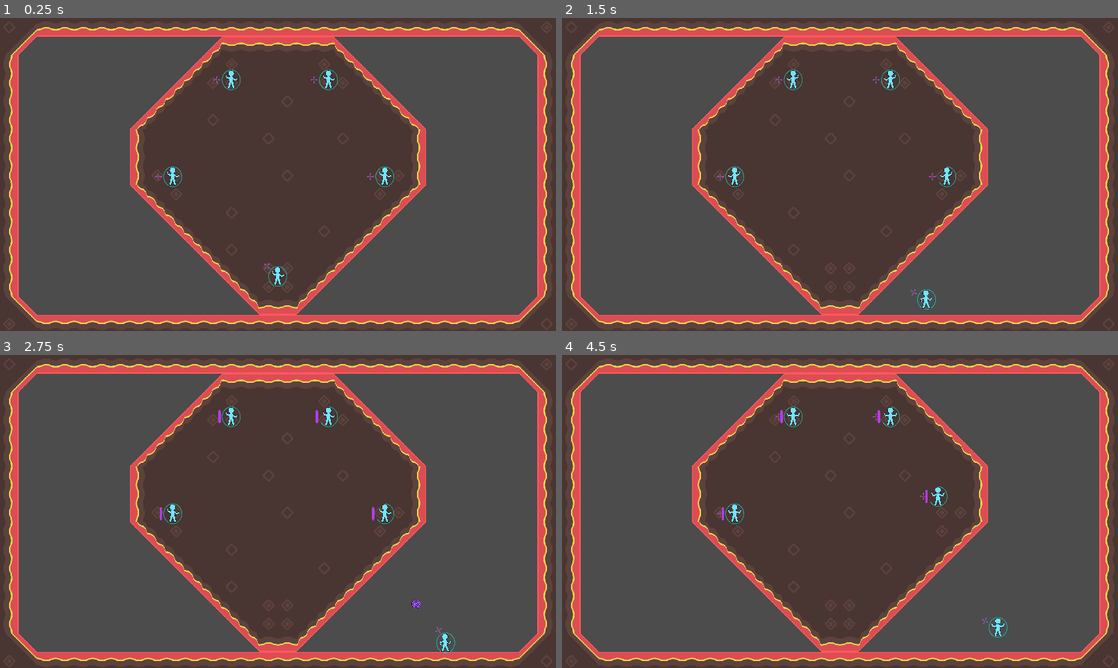
Above: before the commit, frames 1-4 (two rows, left to right).
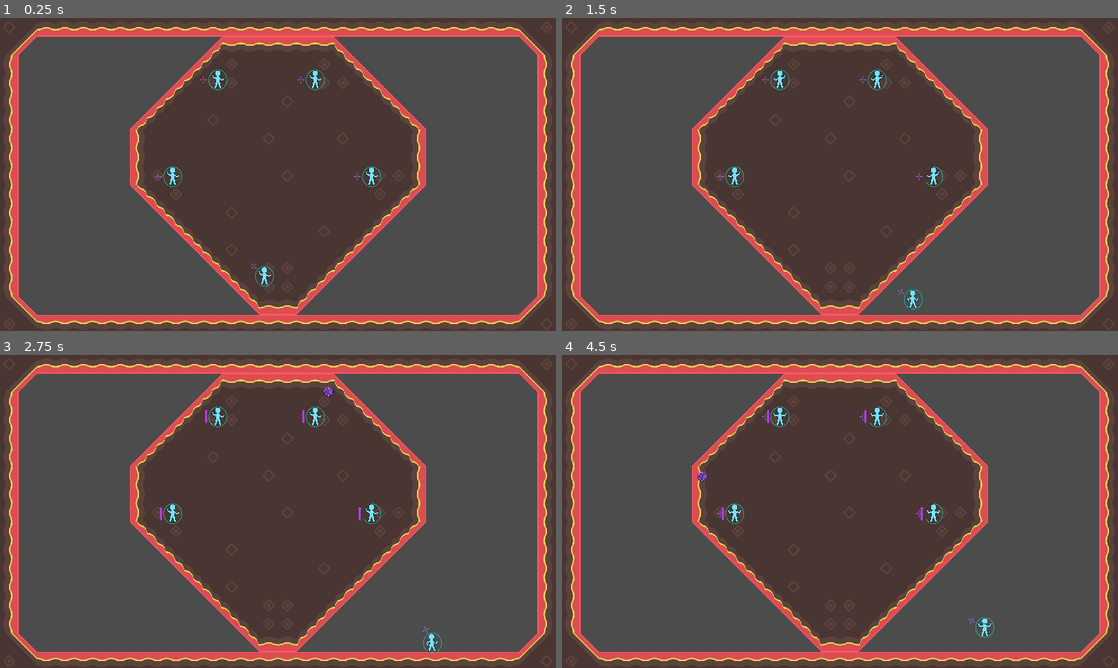
Above: after the commit, the same moments.

Repository: Reituag/DiscoBowl
Game: Godot game, scene res://Sources/Game/LocalGame.tscn
The game is run twice, just before and just after one commit, with the same random seed, the same clock (stepped at 60 frames per second) and the same inputs. This scene is started directly instead of the project's main scene.
Inputs (mouse positions are in pixels of both pictures, inside the frame that each line leads up to):
- Up to frame 1 (0.25 s): no input
- Up to frame 2 (1.5 s): tap Enter (ui_accept) at 0.5, 0.77 s; move the mouse to (962, 158) at 0.52 s; hold Right (move_right_kb) 0.53-1.28 s; tap Backspace (auto_shield) at 0.6 s; click (962, 158) at 0.67 s; move the mouse to (728, 190) at 1.27 s; hold Down (move_down_kb) from 1.28 s (still down); right-click (728, 190) at 1.35 s
- Up to frame 3 (2.75 s): tap Enter (ui_accept) at 1.52 s; move the mouse to (333, 442) at 2.02 s; release Down (move_down_kb) at 2.03 s; hold Right (move_right_kb) from 2.03 s (still down); hold Space (shoot_kb) from 2.03 s (still down)
- Up to frame 4 (4.5 s): move the mouse to (812, 574) at 2.77 s; release Right (move_right_kb) at 2.78 s; release Space (shoot_kb) at 2.78 s; hold Up (move_up_kb) 2.78-3.53 s; tap Z at 2.85 s; click (812, 574) at 2.92 s; tap Enter (ui_accept) at 3.02, 3.77 s; move the mouse to (1006, 558) at 3.52 s; hold Left (move_left_kb) from 3.53 s (still down); tap Q at 3.6 s; move the mouse to (673, 464) at 4.27 s; tap Backspace (auto_shield) at 4.35 s

The runs differ from the first frame. In frame 1, 0.7% of the frame differs, in the area x 36-71%, y 16-86%; in frame 2, 0.7%; in frame 3, 0.8%, in the area x 36-82%, y 10-96%; in frame 4, 0.8%.

Commit message:
Arena/Map Management
Addition of a generic class of map in order to define an interface for all maps/arenas.
Addition of a parameter to autocontroller in order to configurate the aiming direction (unused in child classes).
Displacement of start position to the arena

Diff:
--- a/Project/Sources/Character/AutoController.gd
+++ b/Project/Sources/Character/AutoController.gd
@@ -6,22 +6,25 @@
 var is_shooting = false
 var shield_action = "auto_shield"
 var had_disk = false
+var aim_direction : Vector2
 
-func config(string):
-	if "shoot" in string:
+func config(mode, direction : Vector2 = Vector2.LEFT):
+	if "shoot" in mode:
 #		print("AutoShoot activated")
 		autoShoot = true
 		$Timer.wait_time = 0.2
 		$Timer.autostart = false
 		$Timer.one_shot = true
 		$Timer.connect("timeout", self, '_on_timeout')
-	elif "shield" in string:
+	elif "shield" in mode:
 #		print("AutoShield activated")
 		autoShield = true
 		$Timer.wait_time = 2.5
 		$Timer.autostart = true
 		$Timer.one_shot = false
 		$Timer.connect("timeout", self, '_on_timeout')
+
+	aim_direction = direction
 
 	if not InputMap.has_action(shield_action):
 		InputMap.add_action(shield_action)
@@ -38,7 +41,7 @@
 		elif not had_disk and get_parent().has_disk:
 			$Timer.start()
 		had_disk = get_parent().has_disk
-	return Vector2.LEFT
+	return aim_direction
 
 func get_input() -> Vector2:
 	return Vector2.ZERO
--- a/Project/Sources/Character/JoypadCharacterController.gd
+++ b/Project/Sources/Character/JoypadCharacterController.gd
@@ -15,7 +15,7 @@
 var mv_right_n
 
 # Actions and events configuration
-func config(deviceIndex: int):
+func config(deviceIndex: int, _direction: Vector2 = Vector2.ZERO):
 	myDevice = deviceIndex
 
 	##########################
--- a/Project/Sources/Character/KeyboardCharacterController.gd
+++ b/Project/Sources/Character/KeyboardCharacterController.gd
@@ -23,7 +23,7 @@
 	return dir.normalized()
 
 # Actions and events configuration
-func config(kb_type = 'azerty'):
+func config(kb_type = 'azerty', _direction: Vector2 = Vector2.ZERO):
 	var keymap = {	'arrows'	: [KEY_UP, KEY_LEFT, KEY_DOWN, KEY_RIGHT],
 					'azerty'	: [KEY_Z , KEY_Q   , KEY_S   , KEY_D    ],
 					'qwerty'	: [KEY_W , KEY_A   , KEY_S   , KEY_D    ]}
--- a/Project/Sources/Game/LocalGame.gd
+++ b/Project/Sources/Game/LocalGame.gd
@@ -2,26 +2,45 @@
 
 var autoCtrlr = preload("res://Sources/Character/AutoController.tscn")
 
+var scene_parameters : Dictionary = {
+	"players" : { 'id'        : '',
+				  'character' : null}
+}
 
 # Called when the node enters the scene tree for the first time.
 func _ready():
-	var auto1 = autoCtrlr.instance()
-	auto1.config("shield")#("shoot")
-	$Character.start($Start_L.position, auto1)
-	var auto2 = autoCtrlr.instance()
-	auto2.config("shield")#("shoot")
-	$Character2.start($Start_R.position, auto2)
-	var auto4 = autoCtrlr.instance()
-	auto4.config("shield")#("shoot")
-	$Character4.start($Start_UL.position, auto4)
-	var auto5 = autoCtrlr.instance()
-	auto5.config("shield")#("shoot")
-	$Character5.start($Start_UR.position, auto5)
-
-
-	var kbCtrler = load("res://Sources/Character/KeyboardCharacterController.tscn").instance()
-	kbCtrler.config()
-	$Character3.start($Start_D.position, kbCtrler)
+	#############
+	# TEST CODE #
+	#############
+	for i in range(1,6):
+		scene_parameters["players"]['id'] = "player{n}".format({'n':i})
+		if i != 2:
+			var auto = autoCtrlr.instance()
+			auto.config("shield")
+			$Characters.get_child(i-1).start($Arena.startPoints[i-1], auto)
+		else :
+			var kbCtrler = load("res://Sources/Character/KeyboardCharacterController.tscn").instance()
+			kbCtrler.config()
+			$Characters.get_child(i-1).start($Arena.startPoints[i-1], kbCtrler)
+		scene_parameters["players"]["character"] = $Characters.get_child(i-1)
+	#############
+#	var auto1 = autoCtrlr.instance()
+#	auto1.config("shield")#("shoot")
+#	$Character.start($Start_L.position, auto1)
+#	var auto2 = autoCtrlr.instance()
+#	auto2.config("shield")#("shoot")
+#	$Character2.start($Start_R.position, auto2)
+#	var auto4 = autoCtrlr.instance()
+#	auto4.config("shield")#("shoot")
+#	$Character4.start($Start_UL.position, auto4)
+#	var auto5 = autoCtrlr.instance()
+#	auto5.config("shield")#("shoot")
+#	$Character5.start($Start_UR.position, auto5)
+#
+#
+#	var kbCtrler = load("res://Sources/Character/KeyboardCharacterController.tscn").instance()
+#	kbCtrler.config()
+#	$Character3.start($Start_D.position, kbCtrler)
 
 
 func _process(_delta):
--- a/Project/Sources/Game/LocalGame.tscn
+++ b/Project/Sources/Game/LocalGame.tscn
@@ -13,32 +13,19 @@
 
 [node name="Arena" parent="." instance=ExtResource( 2 )]
 
-[node name="Start_L" type="Node2D" parent="."]
+[node name="Characters" type="Node" parent="."]
+
+[node name="Character" parent="Characters" instance=ExtResource( 3 )]
 position = Vector2( 596.224, 547.194 )
 
-[node name="Start_R" type="Node2D" parent="."]
+[node name="Character2" parent="Characters" instance=ExtResource( 3 )]
 position = Vector2( 1328.67, 547.194 )
 
-[node name="Start_D" type="Node2D" parent="."]
+[node name="Character3" parent="Characters" instance=ExtResource( 3 )]
 position = Vector2( 958.672, 890.764 )
 
-[node name="Start_UL" type="Node2D" parent="."]
+[node name="Character4" parent="Characters" instance=ExtResource( 3 )]
 position = Vector2( 798.213, 213.062 )
 
-[node name="Start_UR" type="Node2D" parent="."]
+[node name="Character5" parent="Characters" instance=ExtResource( 3 )]
 position = Vector2( 1134.23, 213.062 )
-
-[node name="Character" parent="." instance=ExtResource( 3 )]
-position = Vector2( 596.224, 547.194 )
-
-[node name="Character2" parent="." instance=ExtResource( 3 )]
-position = Vector2( 1328.67, 547.194 )
-
-[node name="Character3" parent="." instance=ExtResource( 3 )]
-position = Vector2( 958.672, 890.764 )
-
-[node name="Character4" parent="." instance=ExtResource( 3 )]
-position = Vector2( 798.213, 213.062 )
-
-[node name="Character5" parent="." instance=ExtResource( 3 )]
-position = Vector2( 1134.23, 213.062 )
--- /dev/null
+++ b/Project/Sources/Maps/Arena_5Players.gd
@@ -0,0 +1,5 @@
+extends Map
+
+func _ready():
+	startPoints = [$Start_L.position, $Start_D.position, $Start_R.position, \
+					$Start_UR.position, $Start_UL.position]
--- a/Project/Sources/Maps/Arena_5Players.tscn
+++ b/Project/Sources/Maps/Arena_5Players.tscn
@@ -1,8 +1,10 @@
-[gd_scene load_steps=2 format=2]
+[gd_scene load_steps=3 format=2]
 
 [ext_resource path="res://Sources/Maps/LavaTileSet.tres" type="TileSet" id=1]
+[ext_resource path="res://Sources/Maps/Arena_5Players.gd" type="Script" id=2]
 
 [node name="Arena_5Players" type="Node"]
+script = ExtResource( 2 )
 
 [node name="Walls" type="TileMap" parent="."]
 tile_set = ExtResource( 1 )
@@ -15,3 +17,18 @@
 collision_mask = 16
 format = 1
 tile_data = PoolIntArray( 65547, 1, 65537, 65548, 1, 2, 65549, 1, 2, 65550, 1, 2, 65551, 1, 2, 65552, 1, 2, 65553, 1, 2 …(3227 unchanged characters)…
+
+[node name="Start_L" type="Node2D" parent="."]
+position = Vector2( 596.224, 547.194 )
+
+[node name="Start_R" type="Node2D" parent="."]
+position = Vector2( 1328.67, 547.194 )
+
+[node name="Start_D" type="Node2D" parent="."]
+position = Vector2( 958.672, 890.764 )
+
+[node name="Start_UL" type="Node2D" parent="."]
+position = Vector2( 798.213, 213.062 )
+
+[node name="Start_UR" type="Node2D" parent="."]
+position = Vector2( 1134.23, 213.062 )
--- /dev/null
+++ b/Project/Sources/Maps/Map.gd
@@ -0,0 +1,10 @@
+extends Node
+class_name Map
+# Generic Map class. Defines default functions
+
+# List of defaults points
+onready var startPoints : Array = []
+
+# Called when the node enters the scene tree for the first time.
+func _ready():
+	pass # Replace with function body.
--- a/Project/project.godot
+++ b/Project/project.godot
@@ -28,12 +28,18 @@
 "class": "KeyboardCharacterController",
 "language": "GDScript",
 "path": "res://Sources/Character/KeyboardCharacterController.gd"
+}, {
+"base": "Node",
+"class": "Map",
+"language": "GDScript",
+"path": "res://Sources/Maps/Map.gd"
 } ]
 _global_script_class_icons={
 "AutoController": "",
 "Disk": "",
 "JoypadCharacterController": "",
-"KeyboardCharacterController": ""
+"KeyboardCharacterController": "",
+"Map": ""
 }
 
 [application]
